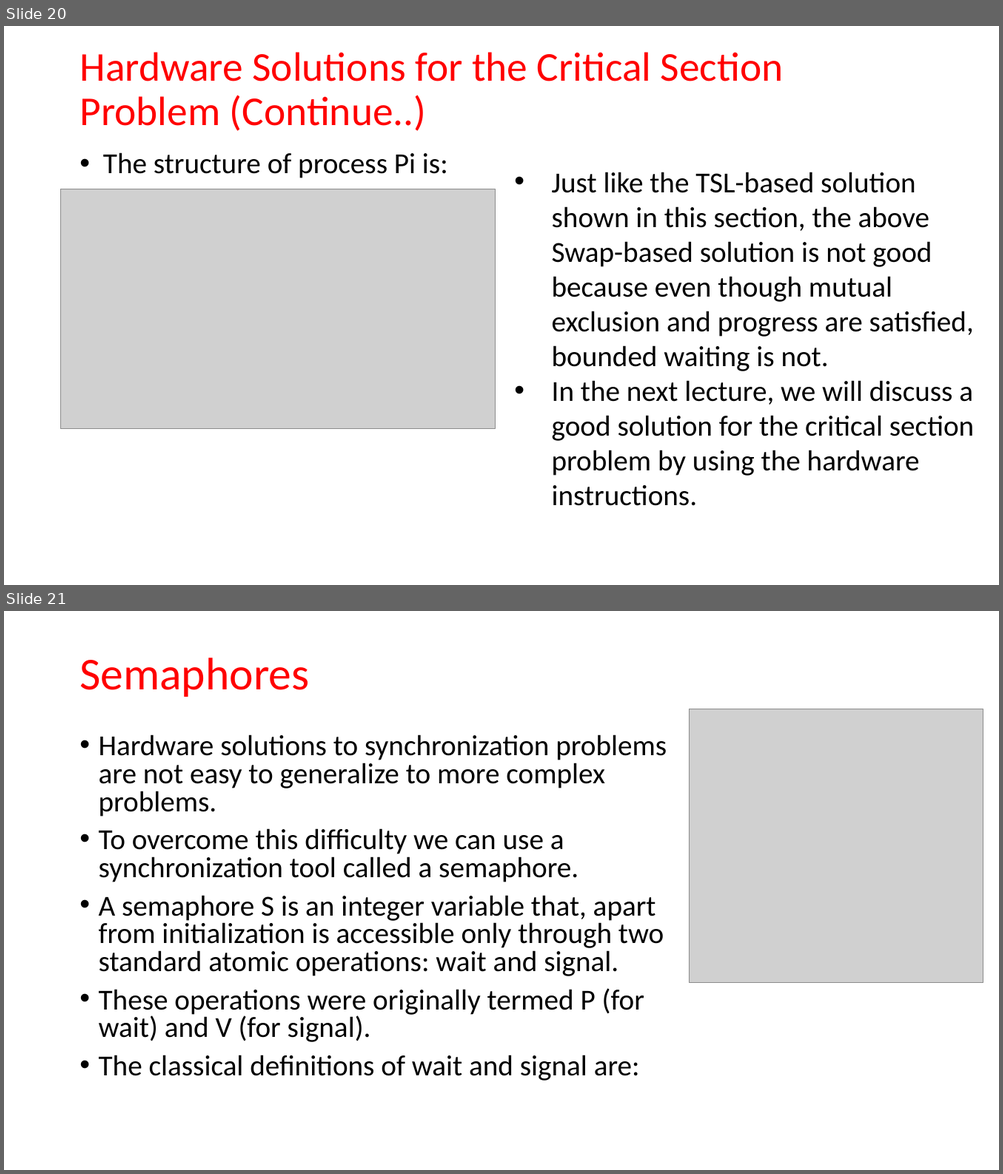
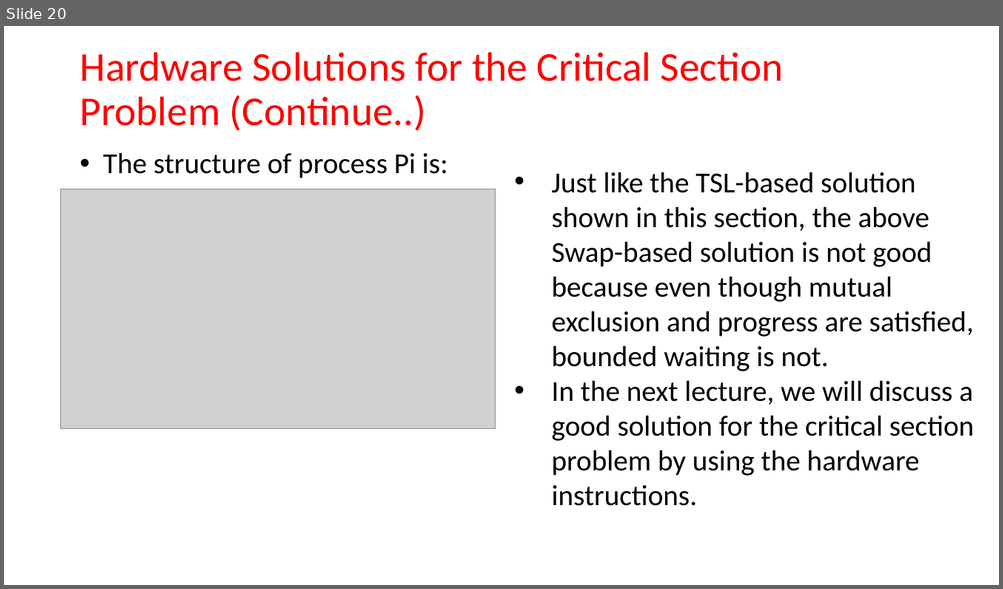
Before and after one commit to bamboat3/os, a slide deck: Lecture-12.pptx. Shown one above the other, each under a label of ours: slides 20 and 21 before the commit, slide 20 after it. The pictures are 1003x1174 and 1003x589 pixels, drawn with LibreOffice and Linux fonts; fonts in the diff are those of the drawing; grey boxes stand for pictures. Boxes give left, top, right and bottom in pixels: in the first picture for what was removed or moved away, otherwise in the second. Text is boxed around its words. In the diff, an @@ line names an element or a change of style, - is before the commit and + after.

```diff
--- a/Lecture-12.pptx
+++ b/Lecture-12.pptx
@@ slide 21 removed at (4,611,999,1170), background #FFFFFF @@
@@ title removed at (79,658,309,697) @@
-Semaphores
@@ picture removed at (690,709,984,983) @@
@@ text removed at (99,735,666,1081) @@
-• Hardware solutions to synchronization problems are not easy to generalize to more complex problems.
-• To overcome this difficulty we can use a synchronization tool called a semaphore.
-• A semaphore S is an integer variable that, apart from initialization is accessible only through two standard atomic operations: wait and signal.
-• These operations were originally termed P (for wait) and V (for signal).
-• The classical definitions of wait and signal are:
```
Also in this commit, not shown: 4 other slides removed, 1 other file.
